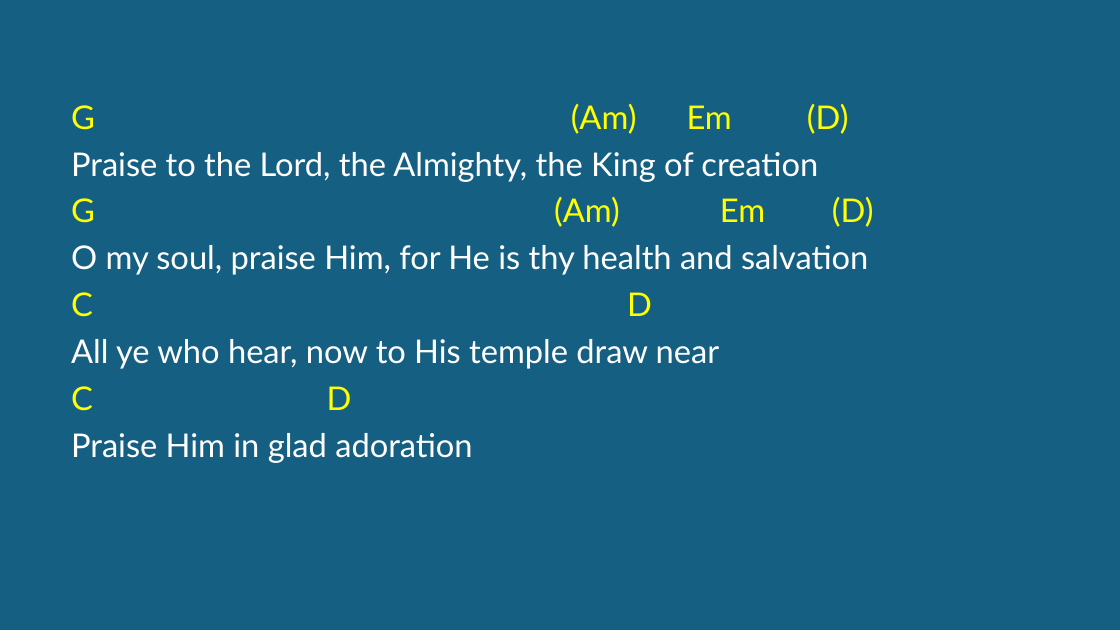
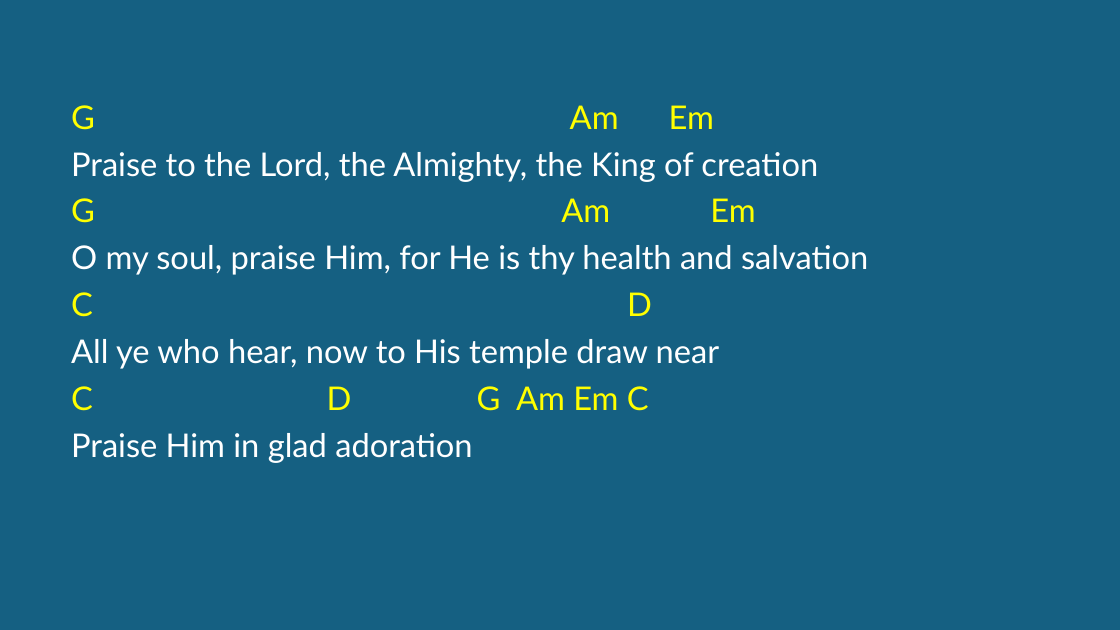
Before and after one commit to kendall412/worship, a slide deck: slide 2 of Praise To The Lord The Almighty-CH.pptx. Drawn at 1120x630 pixels with LibreOffice and Linux fonts; fonts in the diff are those of the drawing. Boxes give left, top, right and bottom in pixels: in the first picture for what was removed or moved away, otherwise in the second. Text is boxed around its words. In the diff, an @@ line names an element or a change of style, - is before the commit and + after.

```diff
--- a/Praise To The Lord The Almighty-CH.pptx
+++ b/Praise To The Lord The Almighty-CH.pptx
@@ subtitle at [71, 105, 714, 130]: text changed @@
-G (Am) Em (D)
+G Am Em
@@ subtitle at [71, 198, 755, 223]: text changed @@
-G (Am) Em (D)
+G Am Em
@@ subtitle at [71, 386, 649, 411]: text changed @@
-C D
+C D G Am Em C
```
Also in this commit, not shown: 2 other files.
